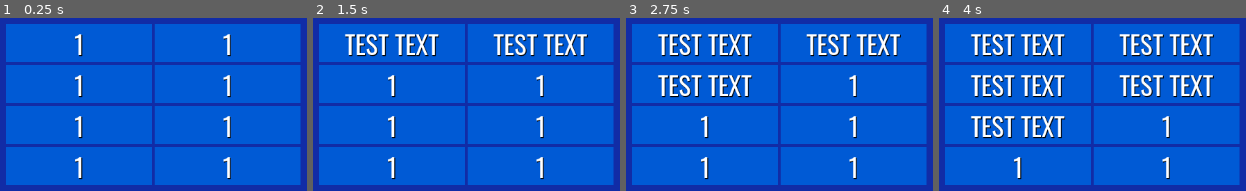
Above: before the commit, frames 1-4 (left to right).
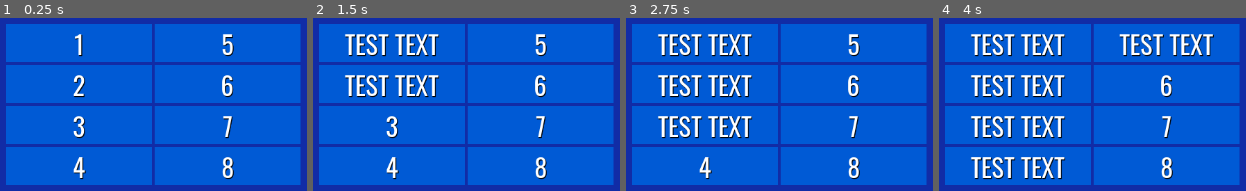
Above: after the commit, the same moments.

Repository: Javachup/godot-prototypes
Game: Godot game, scene res://root.tscn
The game is run twice, just before and just after one commit, with the same random seed, the same clock (stepped at 60 frames per second) and the same inputs.
Inputs:
- Up to frame 1 (0.25 s): no input
- Up to frame 2 (1.5 s): tap Enter at 0.5 s; tap 1 (Reveal1) at 0.6 s; tap Space at 1.25 s; tap 2 (Reveal2) at 1.35 s
- Up to frame 3 (2.75 s): tap Enter at 2 s; tap 3 (Reveal3) at 2.1 s
- Up to frame 4 (4 s): tap Space at 2.75 s; tap 4 (Reveal4) at 2.85 s; tap Enter at 3.5 s; tap 5 (Reveal5) at 3.6 s

The runs differ from the first frame. In frame 1, 2.3% of the frame differs, in the area x 23-77%, y 9-94%; in frame 2, 6.7%, in the area x 10-90%, y 9-94%; in frame 3, 6.4%; in frame 4, 5.7%.

Commit message:
moves answers to correct order

Diff:
--- a/FamilyFeud/AnswerManager/answer_manager.gd
+++ b/FamilyFeud/AnswerManager/answer_manager.gd
@@ -15,5 +15,4 @@
 	elif event.is_action_released("Reveal8"): reveal = 8
 
 	if reveal > 0:
-		print(reveal)
 		answers[reveal-1].reveal()
--- a/FamilyFeud/AnswerManager/answer_manager.tscn
+++ b/FamilyFeud/AnswerManager/answer_manager.tscn
@@ -22,23 +22,53 @@
 [node name="Answer1" parent="." instance=ExtResource("1_gq7v7")]
 layout_mode = 2
 
+[node name="Answer5" parent="." instance=ExtResource("1_gq7v7")]
+layout_mode = 2
+
+[node name="Number" parent="Answer5" index="2"]
+text = "5"
+
 [node name="Answer2" parent="." instance=ExtResource("1_gq7v7")]
 layout_mode = 2
+
+[node name="Number" parent="Answer2" index="2"]
+text = "2"
+
+[node name="Answer6" parent="." instance=ExtResource("1_gq7v7")]
+layout_mode = 2
+
+[node name="Number" parent="Answer6" index="2"]
+text = "6"
 
 [node name="Answer3" parent="." instance=ExtResource("1_gq7v7")]
 layout_mode = 2
 
-[node name="Answer4" parent="." instance=ExtResource("1_gq7v7")]
-layout_mode = 2
-
-[node name="Answer5" parent="." instance=ExtResource("1_gq7v7")]
-layout_mode = 2
-
-[node name="Answer6" parent="." instance=ExtResource("1_gq7v7")]
-layout_mode = 2
+[node name="Number" parent="Answer3" index="2"]
+text = "3"
 
 [node name="Answer7" parent="." instance=ExtResource("1_gq7v7")]
 layout_mode = 2
 
+[node name="Number" parent="Answer7" index="2"]
+text = "7"
+
+[node name="Answer4" parent="." instance=ExtResource("1_gq7v7")]
+layout_mode = 2
+
+[node name="Number" parent="Answer4" index="2"]
+text = "4"
+
 [node name="Answer8" parent="." instance=ExtResource("1_gq7v7")]
 layout_mode = 2
+
+[node name="Number" parent="Answer8" index="2"]
+text = "8"
+
+[editable path="Answer1"]
+[editable path="Answer5"]
+[editable path="Answer2"]
+[editable path="Answer6"]
+[editable path="Answer3"]
+[editable path="Answer7"]
+[editable path="Answer4"]
+[editable path="Answer8"]
